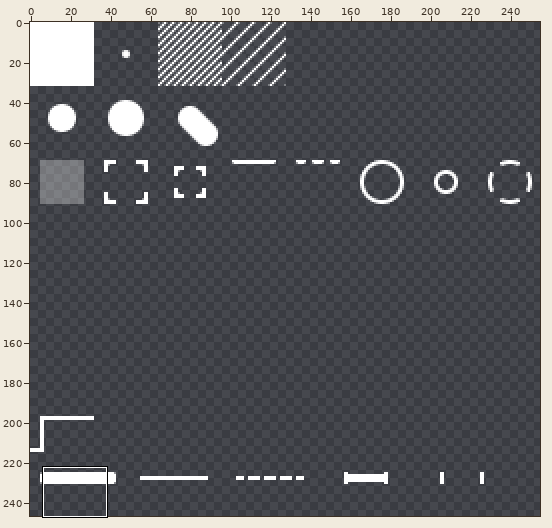
One commit to this sprite sheet: assets/img/tileset_32.png. The picture above shows the old version from afar; the outline marks the close-up.
Close-up. First the earlier version:
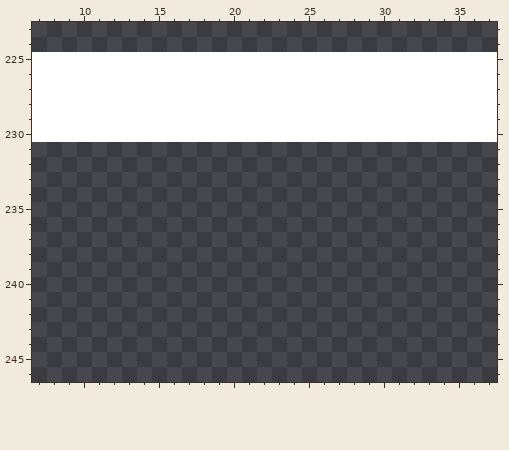
The file is 256x256 pixels. Pixels under 10% opacity are left out. Colours within 5 levels of each other are drawn and written as one. Shown: x 7..37, y 223..246. The wide view leaves out empty margins.
After:
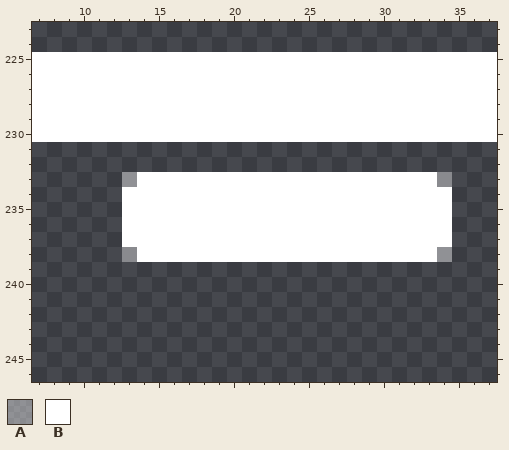
Palette (. is transparent): A #ffffff66  B #ffffff
From the commit log: draw high cover distinct from walls
The edit:
{"y":233,"x":13,"old":"......................","new":"ABBBBBBBBBBBBBBBBBBBBA"}
{"y":234,"x":13,"old":"......................","new":"BBBBBBBBBBBBBBBBBBBBBB"}
{"y":235,"x":13,"old":"......................","new":"BBBBBBBBBBBBBBBBBBBBBB"}
{"y":236,"x":13,"old":"......................","new":"BBBBBBBBBBBBBBBBBBBBBB"}
{"y":237,"x":13,"old":"......................","new":"BBBBBBBBBBBBBBBBBBBBBB"}
{"y":238,"x":13,"old":"......................","new":"ABBBBBBBBBBBBBBBBBBBBA"}
